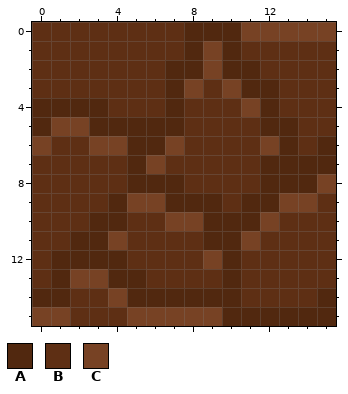
Pixel-art sprite: assets/base/pack_textures/static/tile.dirt.png. Above, as it was before the edit.
The file is 16x16 pixels.
Palette (. is transparent): A #51280f  B #5e2f14  C #774224
Pixels before, first column x 0:
 0 BBBBBBBBAAACCCCC
 1 BBBBBBBBACABBBBB
 2 BBBBBBBAACAABBBB
 3 BBBBBBBACBCAABBB
 4 AAAABBBABBBCABBB
 5 ACCAAAAABBBBAABB
 6 CBBCCAACBBBBCABA
 7 BBBBBACBBBBBAAAA
 8 BBBBBAAABBBBAAAC
 9 BBBBACCAAABAACCB
10 BBBAABBCCAAACBBB
11 BBAACBBBBAACBBBB
12 BAAAABBBBCABBBBB
13 BACCAABBBBABBBBB
14 AABBCAAAAAABBBBA
15 CCBBBCCCCCAAAAAA
New version:
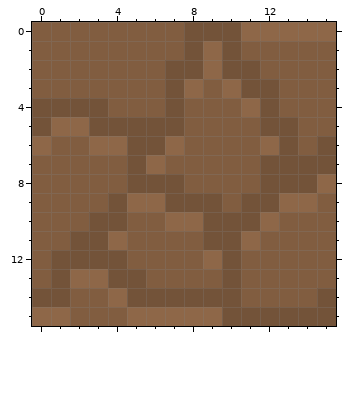
The edit:
colour A: #51280f -> #735339
colour B: #5e2f14 -> #815d40
colour C: #774224 -> #8e6748
Changed places in both pictures, as pixel boxes (x1, y1, x2, y2):
changed: (32, 22, 336, 326)
